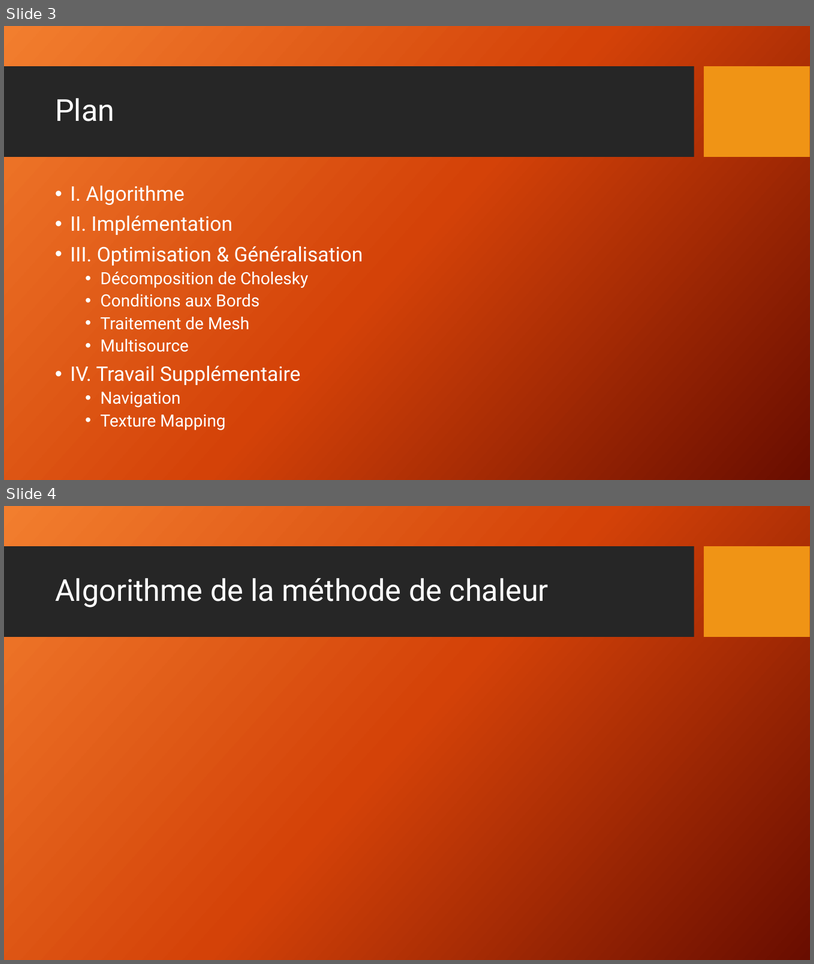
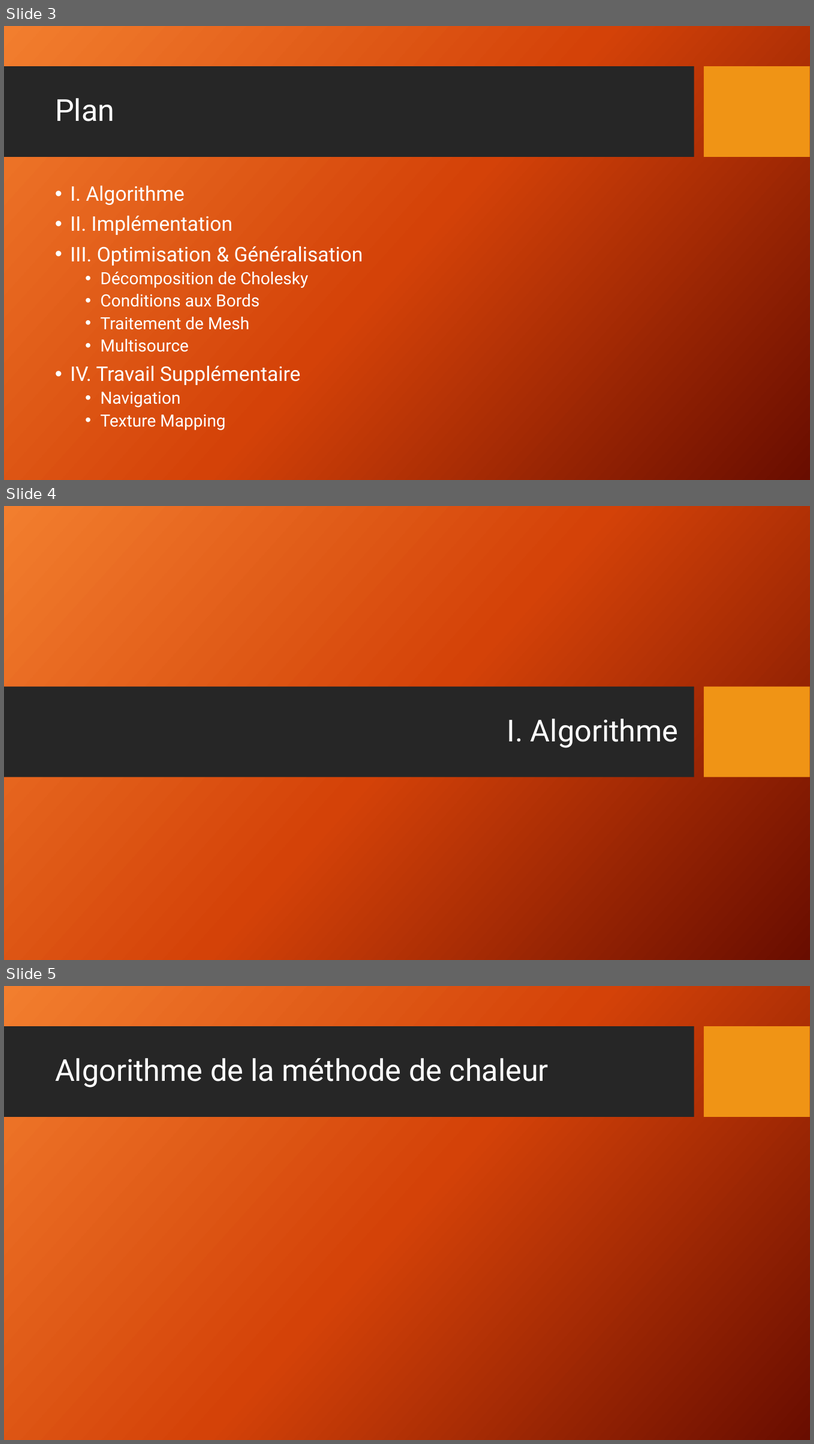
Before and after one commit to supercontact/PathFinding, a slide deck: report/Geodesics in Heat.pptx. Shown one above the other, each under a label of ours: slides 3 and 4 before the commit, slides 3, 4 and 5 after it. The pictures are 814x964 and 814x1444 pixels, drawn with LibreOffice and Linux fonts; fonts in the diff are those of the drawing; grey boxes stand for pictures; background and template pictures are left out. Boxes give left, top, right and bottom in pixels: in the first picture for what was removed or moved away, otherwise in the second. Text is boxed around its words. In the diff, an @@ line names an element or a change of style, - is before the commit and + after.

```diff
--- a/report/Geodesics in Heat.pptx
+++ b/report/Geodesics in Heat.pptx
@@ slide 4 added at (4,506,810,960), background picture (left out) @@
@@ rectangle added at (4,686,694,777), fill #262626 @@
@@ rectangle added at (705,686,810,777), fill #F09415 @@
@@ title added at (507,718,678,748), 36 pt, text #FFFFFF @@
+I. Algorithme
@@ what was slide 4 is now slide 5 @@
```
Also in this commit, not shown: 1 slide changed, 3 other slides added, 2 other files.
